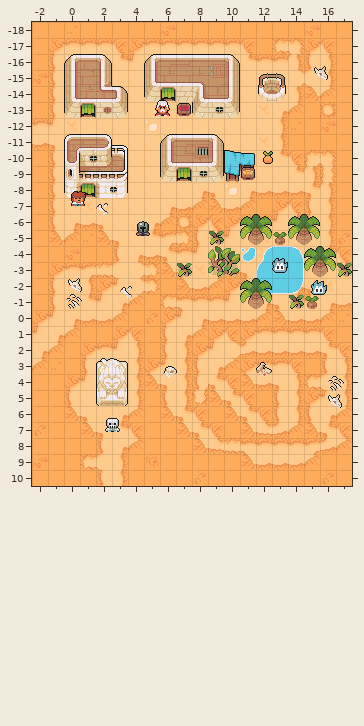
Two states of a Tiled map (JSON), level/tiled/level.tmj. The picture above was drawn from the file before the commit.
Cells are 16x16 px. Shown: x -2..17, y -18..10.
Now the later version:
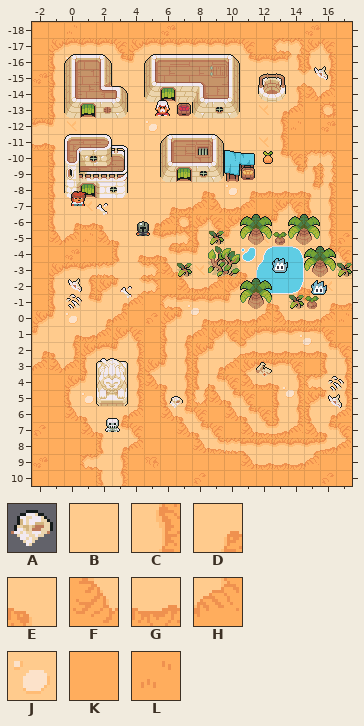
Key: from "TilesetDesert": A 238; from "TilesetFloor": B 23, C 24, D 27, E 28, F 44, G 45, H 46, J 89, K 110, L 114.
_ is an empty cell.
Objects are placed by their top-left corner, in cells (3,4 is the top-left corner of cell 3,4); size is 1x1 cell unless given.
Difference:
Layer "ground":
The edit turns tile D into tile B in row 1 at x -1.
The edit turns tile G into tile B in row 0 at x 1.
The edit turns tile K into tile C in row 2 at x 0.
The edit turns tile G into tile D in row 0 at x 2.
The edit turns tile H into tile D in row 1 at x 0.
The edit turns tile H into tile E in row 2 at x -1.
The edit turns tile L into tile F in row 3 at x -1.
The edit turns tile K into tile G in row 1 at x 1.
The edit turns tile K into tile H in row 1 at x 2; in row 3 at x 0.
The edit turns tile B into tile J in row 5 at x 1.
The edit turns tile D into tile J in row 0 at x 0.
Layer "ground decals" (added):
A new object: J at 7.7,-0.5.
A new object: J at 14.6,1.4.
A new object: J at 13.6,4.7.
Layer "obj decals":
Object A at 6.1,3.4 becomes A at 6.5,5.2.
